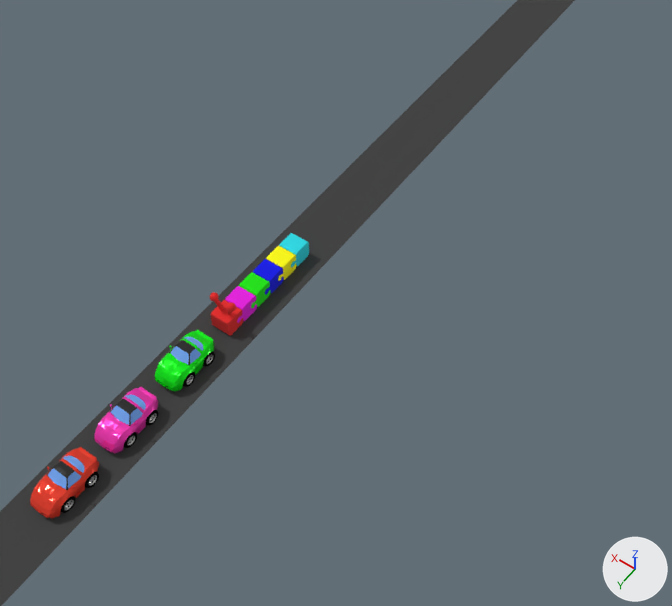
A saved change to the Blender file Beepzz/car0.blend.
Rendered twice from a camera (50 mm lens) standing at (-17.2, 10.5, 30.5) and looking at (-3.8, -8.2, 1.2). The lights are fixed; the arrows at lower right show +X, +Y and +Z.

Objects in the first picture: 'Car1', 'Car2', 'Car3', 'CaterpillarHead', 'Plane'.
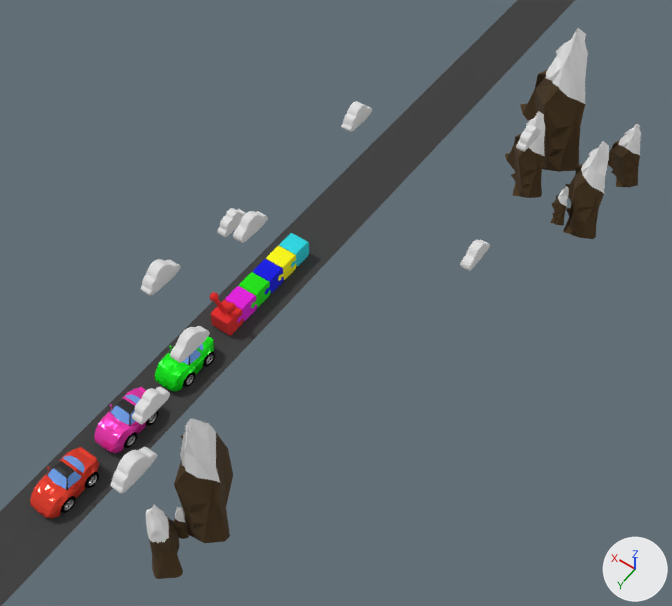
What differs and where, as boxes [x1, y1, x2, y2] in the pictures (672 x 606 px):
'Cube', added: after [520, 28, 588, 172]
'Cube.006', added: after [174, 418, 233, 543]
'Cube.003', added: after [563, 141, 609, 239]
'Cube.001', added (brown): after [505, 112, 545, 198]
'Cube.007', added: after [146, 504, 183, 579]
'Cube.004', added: after [608, 123, 641, 187]
'cloud1.001', added: after [110, 447, 157, 494]
'cloud1', added: after [141, 259, 181, 296]
'cloud2.001', added: after [170, 326, 210, 363]
'cloud3.001', added: after [132, 387, 170, 425]
'cloud2', added: after [233, 211, 268, 243]
'cloud1.002', added: after [341, 101, 372, 132]
'cloud2.002', added: after [460, 240, 490, 271]
'cloud3', added: after [217, 208, 246, 237]
'Cube.005', added: after [550, 186, 569, 226]
'cloud3.002', added: after [516, 124, 541, 151]
'Cube.008', added: after [173, 507, 189, 539]

Edits to the bpy script that builds the scene:
```text
Add ob_cube_008:
    ob_cube_008 = bpy.data.objects.new('Cube.008', me_cube)  # 98 vertices, 74 faces; spans x -1.09..0.73, y -0.34..1.07, z -0.37..1.0; in mat_material (white #ffffff), mat_material_006 (brown #49361a)
    ob_cube_008.location = (-4.44, 1.98, -0.61)
    ob_cube_008.rotation_euler = (0.785, 0.0, 0.657)  # degrees (45, 0, 38)
    ob_cube_008.scale = (-0.279, 1.02, 1.02)
Add ob_cube_007:
    ob_cube_007 = bpy.data.objects.new('Cube.007', me_cube)  # 98 vertices, 74 faces; spans x -1.09..0.73, y -0.34..1.07, z -0.37..1.0; in mat_material (white #ffffff), mat_material_006 (brown #49361a); modifiers SUBSURF
    ob_cube_007.location = (-4.44, 3.05, -0.61)
    ob_cube_007.rotation_euler = (0.785, 0.0, -2.41)  # degrees (45, 0, -138)
    ob_cube_007.scale = (-0.631, 2.31, 2.31)
Add ob_cube_006:
    ob_cube_006 = bpy.data.objects.new('Cube.006', me_cube)  # 98 vertices, 74 faces; spans x -1.09..0.73, y -0.34..1.07, z -0.37..1.0; in mat_material (white #ffffff), mat_material_006 (brown #49361a)
    ob_cube_006.location = (-4.44, 0.45, -0.61)
    ob_cube_006.rotation_euler = (0.785, 0.0, 0.657)  # degrees (45, 0, 38)
    ob_cube_006.scale = (-1.02, 3.74, 3.74)
Add ob_cube_005:
    ob_cube_005 = bpy.data.objects.new('Cube.005', me_cube)  # 98 vertices, 74 faces; spans x -1.09..0.73, y -0.34..1.07, z -0.37..1.0; in mat_material (white #ffffff), mat_material_006 (brown #49361a)
    ob_cube_005.location = (-8.35, -19.46, -0.61)
    ob_cube_005.rotation_euler = (0.785, 0.0, 0.417)  # degrees (45, 0, 24)
    ob_cube_005.scale = (-0.352, 1.28, 1.28)
Add ob_cube_004:
    ob_cube_004 = bpy.data.objects.new('Cube.004', me_cube)  # 98 vertices, 74 faces; spans x -1.09..0.73, y -0.34..1.07, z -0.37..1.0; in mat_material (white #ffffff), mat_material_006 (brown #49361a)
    ob_cube_004.location = (-9.46, -23.77, -0.61)
    ob_cube_004.rotation_euler = (0.785, 0.0, 0.854)  # degrees (45, 0, 49)
    ob_cube_004.scale = (-0.575, 2.1, 2.1)
Add ob_cube_003:
    ob_cube_003 = bpy.data.objects.new('Cube.003', me_cube)  # 98 vertices, 74 faces; spans x -1.09..0.73, y -0.34..1.07, z -0.37..1.0; in mat_material (white #ffffff), mat_material_006 (brown #49361a)
    ob_cube_003.location = (-9.2, -20.24, -0.61)
    ob_cube_003.rotation_euler = (0.785, 0.0, 0.429)  # degrees (45, 0, 25)
    ob_cube_003.scale = (-0.842, 3.08, 3.08)
Add ob_cube_001:
    ob_cube_001 = bpy.data.objects.new('Cube.001', me_cube)  # 98 vertices, 74 faces; spans x -1.09..0.73, y -0.34..1.07, z -0.37..1.0; in mat_material (white #ffffff), mat_material_006 (brown #49361a)
    ob_cube_001.location = (-5.91, -20.82, -0.61)
    ob_cube_001.rotation_euler = (0.785, 0.0, 0.657)  # degrees (45, 0, 38)
    ob_cube_001.scale = (-0.764, 2.79, 2.79)
Add ob_cube:
    ob_cube = bpy.data.objects.new('Cube', me_cube)  # 98 vertices, 74 faces; spans x -1.09..0.73, y -0.34..1.07, z -0.37..1.0; in mat_material (white #ffffff), mat_material_006 (brown #49361a)
    ob_cube.location = (-5.75, -23.98, -0.61)
    ob_cube.rotation_euler = (0.785, 0.0, 0.657)  # degrees (45, 0, 38)
    ob_cube.scale = (-1.24, 4.52, 4.52)
Add ob_cloud3_002:
    ob_cloud3_002 = bpy.data.objects.new('cloud3.002', me_cube_011)  # 136 vertices, 116 faces; spans x -1.0..1.0, y -3.35..3.97, z -1.0..0.99; in mat_cloud (white #e7e7e7); modifiers SUBSURF
    ob_cloud3_002.location = (-6.65, -18.08, 4.34)
    ob_cloud3_002.scale = (0.206, 0.192, 0.419)
Add ob_cloud2_002:
    ob_cloud2_002 = bpy.data.objects.new('cloud2.002', me_cube_005)  # 120 vertices, 106 faces; spans x -0.84..0.84, y -1.59..1.77, z -1.05..1.01; in mat_cloud (white #e7e7e7); modifiers SUBSURF
    ob_cloud2_002.location = (-7.96, -11.54, 3.96)
    ob_cloud2_002.scale = (-0.26, 0.47, 0.44)
Add ob_cloud1_002:
    ob_cloud1_002 = bpy.data.objects.new('cloud1.002', me_cube_004)  # 121 vertices, 110 faces; spans x -1.14..1.0, y -1.79..2.09, z -1.0..0.98; in mat_cloud (white #e7e7e7); modifiers SUBSURF
    ob_cloud1_002.location = (0.0, -15.17, 4.23)
    ob_cloud1_002.scale = (0.243, 0.439, 0.508)
Add ob_cloud3_001:
    ob_cloud3_001 = bpy.data.objects.new('cloud3.001', me_cube_011)  # 136 vertices, 116 faces; spans x -1.0..1.0, y -3.35..3.97, z -1.0..0.99; in mat_cloud (white #e7e7e7); modifiers SUBSURF
    ob_cloud3_001.location = (-2.98, 0.85, 4.85)
    ob_cloud3_001.scale = (0.206, 0.192, 0.419)
Add ob_cloud2_001:
    ob_cloud2_001 = bpy.data.objects.new('cloud2.001', me_cube_005)  # 120 vertices, 106 faces; spans x -0.84..0.84, y -1.59..1.77, z -1.05..1.01; in mat_cloud (white #e7e7e7); modifiers SUBSURF
    ob_cloud2_001.location = (-2.32, -1.77, 4.72)
    ob_cloud2_001.scale = (-0.26, 0.47, 0.44)
Add ob_cloud1_001:
    ob_cloud1_001 = bpy.data.objects.new('cloud1.001', me_cube_004)  # 121 vertices, 110 faces; spans x -1.14..1.0, y -1.79..2.09, z -1.0..0.98; in mat_cloud (white #e7e7e7); modifiers SUBSURF
    ob_cloud1_001.location = (-3.82, 2.7, 4.28)
    ob_cloud1_001.scale = (0.243, 0.439, 0.508)
Add ob_cloud3:
    ob_cloud3 = bpy.data.objects.new('cloud3', me_cube_011)  # 136 vertices, 116 faces; spans x -1.0..1.0, y -3.35..3.97, z -1.0..0.99; in mat_cloud (white #e7e7e7); modifiers SUBSURF
    ob_cloud3.location = (0.71, -7.62, 3.76)
    ob_cloud3.scale = (0.206, 0.192, 0.419)
Add ob_cloud2:
    ob_cloud2 = bpy.data.objects.new('cloud2', me_cube_005)  # 120 vertices, 106 faces; spans x -0.84..0.84, y -1.59..1.77, z -1.05..1.01; in mat_cloud (white #e7e7e7); modifiers SUBSURF
    ob_cloud2.location = (-0.8, -7.0, 5.02)
    ob_cloud2.scale = (-0.26, 0.47, 0.44)
Add ob_cloud1:
    ob_cloud1 = bpy.data.objects.new('cloud1', me_cube_004)  # 121 vertices, 110 faces; spans x -1.14..1.0, y -1.79..2.09, z -1.0..0.98; in mat_cloud (white #e7e7e7); modifiers SUBSURF
    ob_cloud1.location = (0.7, -3.58, 4.46)
    ob_cloud1.scale = (0.243, 0.439, 0.508)
```
